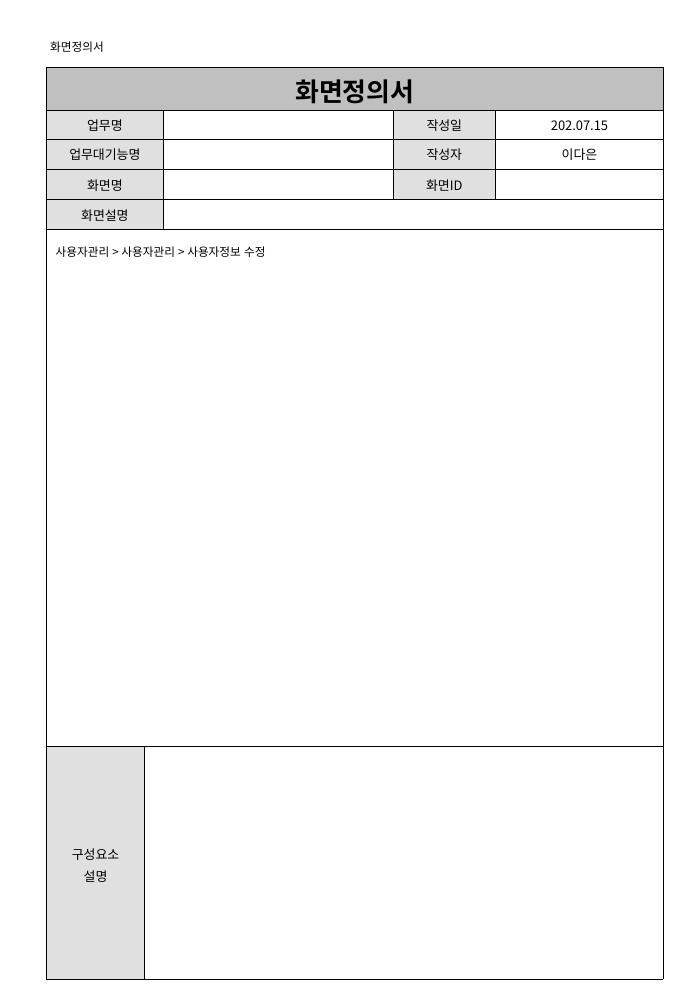
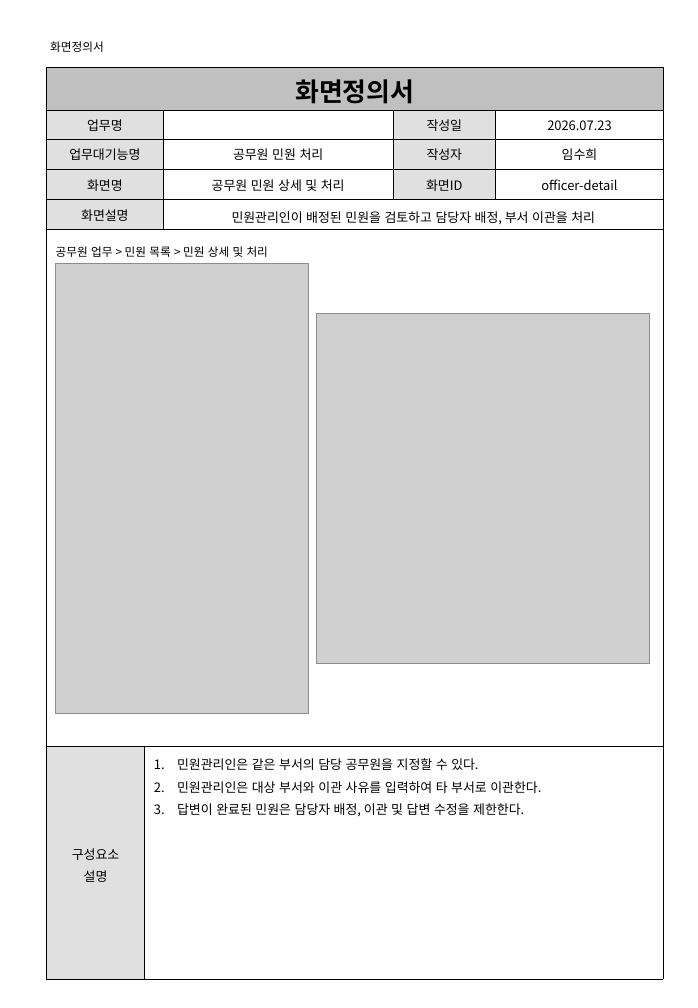
Before and after one commit to shintra0070-commits/PROJECT, a slide deck: slide 16 of 민원 업무 자동화 플랫폼/PROJECT/산출물/03_화면정의서.ppt (slide 21 before the commit). Drawn at 698x1008 pixels with LibreOffice and Linux fonts; fonts in the diff are those of the drawing; grey boxes stand for pictures. Boxes give left, top, right and bottom in pixels: in the first picture for what was removed or moved away, otherwise in the second. Text is boxed around its words. In the diff, an @@ line names an element or a change of style, - is before the commit and + after.

Commit message:
민원 업무 자동화 플랫폼

```diff
--- a/민원 업무 자동화 플랫폼/PROJECT/산출물/03_화면정의서.ppt
+++ b/민원 업무 자동화 플랫폼/PROJECT/산출물/03_화면정의서.ppt
@@ table at bbox=[47, 67, 664, 979] @@
-row 2, column 5: 202.07.15
+row 2, column 5: 2026.07.23
-row 3, column 3: 
+row 3, column 3: 공무원 민원 처리
-row 3, column 5: 이다은
+row 3, column 5: 임수희
-row 4, column 3: 
+row 4, column 3: 공무원 민원 상세 및 처리
-row 4, column 5: 
+row 4, column 5: officer-detail
-row 5, column 3: 
+row 5, column 3: 민원관리인이 배정된 민원을 검토하고 담당자 배정, 부서 이관을 처리
-row 7, column 2: 
+row 7, column 2: 민원관리인은 같은 부서의 담당 공무원을 지정할 수 있다. / 민원관리인은 대상 부서와 이관 사유를 입력하여 타 부서로 이관한다. / 답변이 완료된 민원은 담당자 배정, 이관 및 답변 수정을 제한한다.
@@ text at bbox=[56, 246, 268, 257]: text changed @@
-사용자관리 > 사용자관리 > 사용자정보 수정
+공무원 업무 > 민원 목록 > 민원 상세 및 처리
@@ picture added at bbox=[56, 263, 309, 713] @@
@@ picture added at bbox=[316, 314, 649, 664] @@
```
Also in this commit, not shown: 17 other slides changed, 2 slides added, 7 slides removed.
